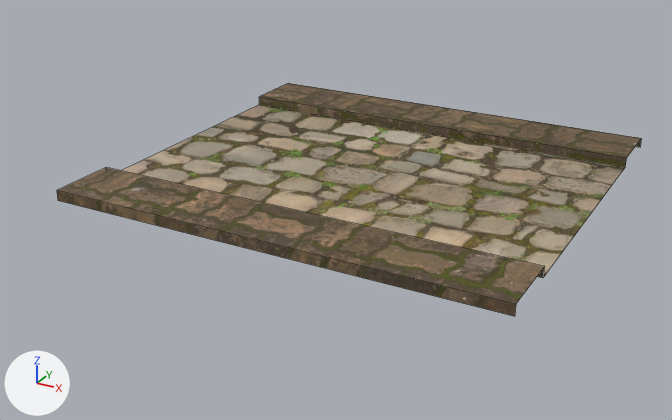
An edit to the FBX model Assets/Assets/Road Set/Middleand trottoir.FBX, drawn before and after from the same camera.
Camera for both pictures: a camera (50 mm lens) standing at (10.02, -20.03, 8.61) and looking at (-0.4, -1.07, -0.87). Lighting does not change. The marker at lower left points along +X, +Y and +Z. Mesh edges are drawn as thin lines. Where no turn or scale is listed for an object, it has been applied to the vertices.
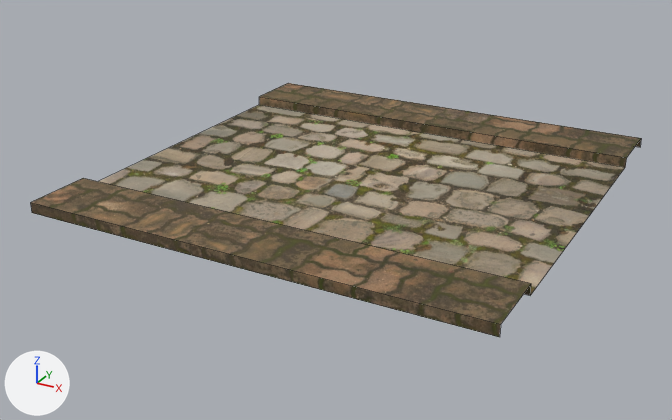
Edits to the scene script, one JSON object a line:
```json
{"block": "me_mesh", "where": "# used by ob_plane001; location = (0.0, 0.0, 0.0)"}
{"block": "me_mesh", "where": "# before: 1 (-5.68, -3.52, -0.13), 2 (5.68, -3.52, -0.13) at pixel (543, 277), 4 (5.68, -5.26, 0.13) at pixel (515, 304), 5 (5.68, -3.52, 0.13) at pixel (544, 266), 6 (-5.68, -3.52, 0.13) at pixel (106, 167)"}
{"block": "me_mesh", "where": "# before: 7 (-5.68, -5.26, 0.13) at pixel (56, 190), 12 (5.68, -5.26, -0.13) at pixel (514, 316), 13 (-5.68, -5.26, -0.13) at pixel (57, 200)"}
{"op": "remove", "block": "me_mesh", "code": "me_mesh.from_pydata(...)  # 16 vertices, 7 faces; spans x -5.68..5.68, y -5.26..5.26, z -0.13..0.13"}
{"op": "add", "block": "me_mesh", "code": "me_mesh.from_pydata(...)  # 16 vertices, 7 faces; spans x -5.68..5.68, y -6.1..5.26, z -0.13..0.13"}
{"block": "me_mesh", "change": "me_mesh part 1"}
{"op": "add", "block": "me_mesh", "code": "for i in [1, 2, *range(4, 8), 12, 13]: me_mesh.vertices[i].co += Vector((0.0, -0.83, 0.0))"}
{"block": "me_mesh", "change": "me_mesh part 2: texture (UV) coordinates of 7 of 7 faces, centred in x 0.0, y -5.26..5.26, z -0.13..0.13, changed; they spanned u 0.02..0.86, v 0.02..0.98 and now span u 0.0..1.0, v 0.0..0.81"}
```

Changed parts and their boxes (x1, y1, x2, y2) in the pictures (672 x 420 px; the box of a moved part takes in the faces that stretch with it):
```json
{"object": "Plane001", "change": "reshaped, surface changed", "before": [57, 83, 641, 316], "after": [31, 83, 641, 337], "on screen": "beige to brown, 9% taller"}
{"part": 1, "of": "me_mesh", "change": "moved or reshaped", "before": [57, 105, 625, 316], "after": [31, 105, 625, 337]}
{"part": 2, "of": "me_mesh", "change": "surface changed", "before": [259, 83, 641, 167], "after": [259, 83, 641, 167]}
```
